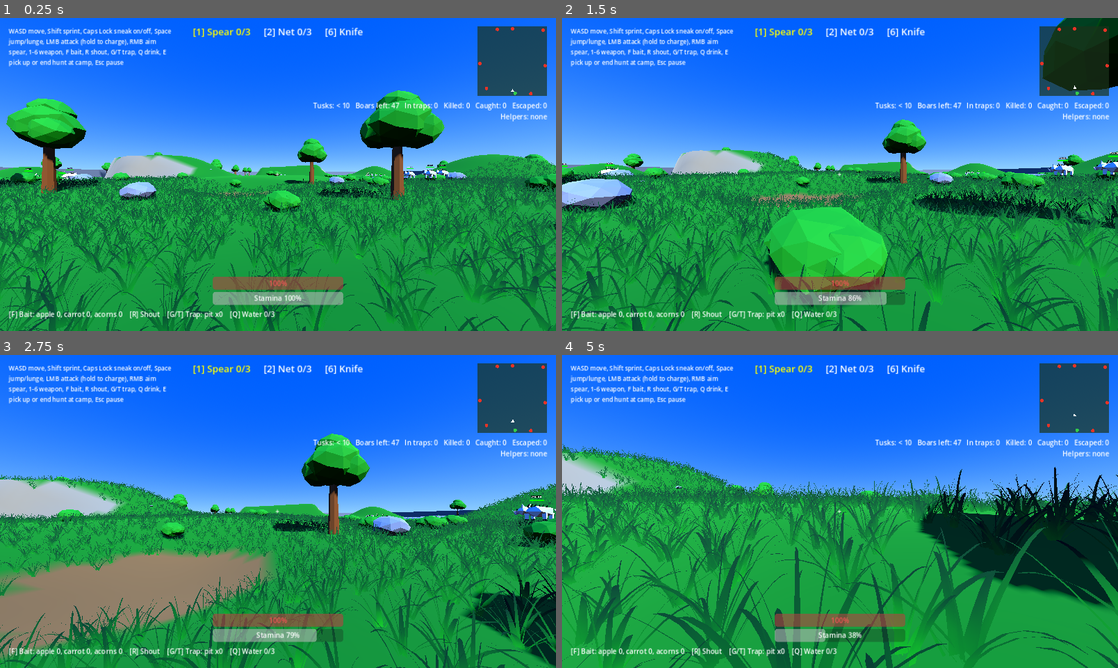
Above: before the commit, frames 1-4 (two rows, left to right).
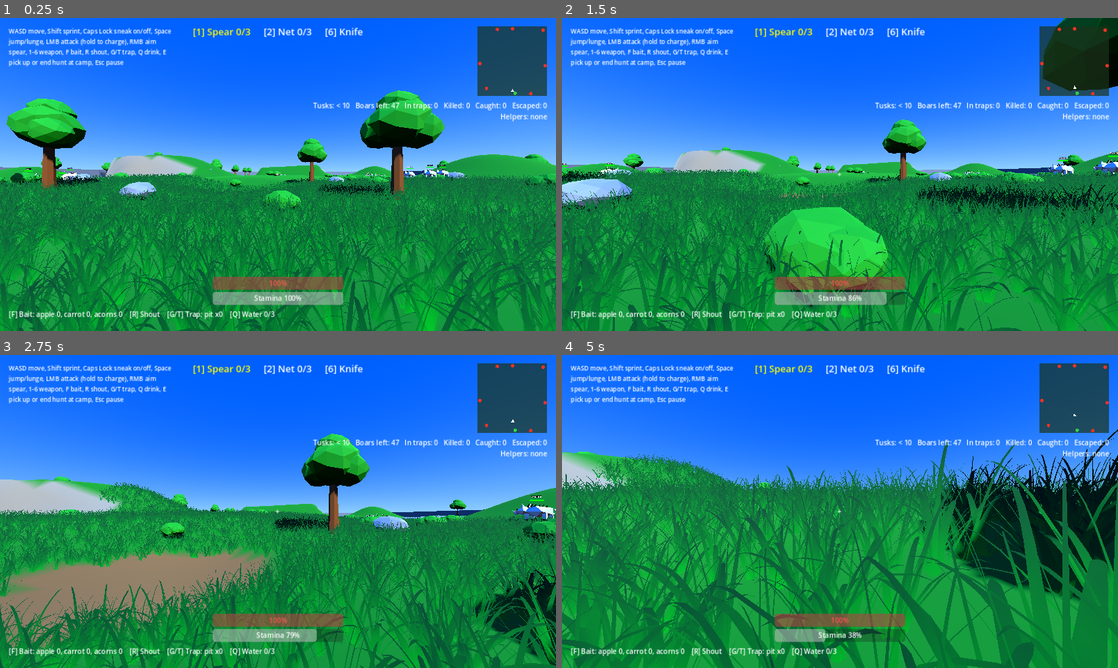
Above: after the commit, the same moments.

Repository: bageus/where-boar
Game: Godot game, scene res://game/presentation/hunt_map/public/hunt_map.tscn
The game is run twice, just before and just after one commit, with the same random seed, the same clock (stepped at 60 frames per second) and the same inputs. This scene is started directly instead of the project's main scene.
Inputs (mouse positions are in pixels of both pictures, inside the frame that each line leads up to):
- Up to frame 1 (0.25 s): no input
- Up to frame 2 (1.5 s): tap Enter at 0.5 s; move the mouse to (867, 174) at 0.52 s; hold Right mouse button (aim) 0.53-1.28 s; hold W (move_forward) from 0.53 s (still down); tap Space (jump) at 0.77 s; move the mouse to (812, 174) at 1.27 s; click (812, 174) at 1.35 s
- Up to frame 3 (2.75 s): keep holding W (move_forward); tap Space (jump) at 1.52 s; move the mouse to (289, 505) at 2.02 s; hold F (bait) from 2.03 s (still down)
- Up to frame 4 (5 s): keep holding W (move_forward); move the mouse to (834, 517) at 2.77 s; release F (bait) at 2.78 s; tap Caps Lock (crouch) at 2.85 s; tap Space (jump) at 3.02, 3.77, 4.52 s; move the mouse to (878, 514) at 3.52 s; hold Q (drink) 3.53-4.28 s; move the mouse to (795, 508) at 4.27 s; tap E (interact) at 4.35 s

The runs differ from the first frame. In frame 1, 26% of the frame differs, in the area x 0-100%, y 44-100%; in frame 2, 25%; in frame 3, 23%; in frame 4, 36%, in the area x 0-100%, y 23-100%.
Error in both runs: Invalid access to property or key 'spawn_weight' on a base object of type 'Resource'. (res://game/features/boar/public/boar_types.gd:20)

Commit message:
Grass as dense as the owner's reference: 6 upright clumps per m², drawn within 30 m
Co-Authored-By: Claude Opus 5.5 <noreply@anthropic.com>
Claude-Session: https://claude.ai/code/session_017Jb3ZfzYPbeQG7oKZQVYiW

Diff:
--- a/assets/grass/grass_material.tres
+++ b/assets/grass/grass_material.tres
@@ -12,7 +12,7 @@
 [resource]
 render_priority = 0
 shader = ExtResource("1_shader")
-shader_parameter/color = Color(0.1, 0.36, 0.07, 1)
-shader_parameter/color2 = Color(0.45, 0.76, 0.26, 1)
+shader_parameter/color = Color(0.08, 0.42, 0.08, 1)
+shader_parameter/color2 = Color(0.3, 0.75, 0.2, 1)
 shader_parameter/noise = SubResource("NoiseTex")
 shader_parameter/noiseScale = 20.0
--- a/game/presentation/hunt_map/props/terrain.gd
+++ b/game/presentation/hunt_map/props/terrain.gd
@@ -14,8 +14,8 @@
 const GRASS_MESH := preload("res://assets/grass/grass.glb")
 const GRASS_MATERIAL := preload("res://assets/grass/grass_material.tres")
 const GRASS_CHUNK := 20
-const GRASS_PER_METRE := 3
-const GRASS_RANGE := 40.0
+const GRASS_PER_METRE := 6
+const GRASS_RANGE := 30.0
 
 @onready var _shape: HeightMapShape3D = $Collision.shape
 
@@ -60,7 +60,7 @@
 					for k in GRASS_PER_METRE:
 						var x := i + rng.randf() - (w - 1) * 0.5
 						var z := j + rng.randf() - (d - 1) * 0.5
-						var basis := Basis(Vector3.UP, rng.randf() * TAU).scaled(Vector3(rng.randf_range(0.3, 0.4), rng.randf_range(0.25, 0.35), rng.randf_range(0.3, 0.4)))
+						var basis := Basis(Vector3.UP, rng.randf() * TAU).scaled(Vector3.ONE * rng.randf_range(0.35, 0.45))
 						spots.append(Transform3D(basis, Vector3(x, height_at(x, z) - 0.05, z) - centre))
 			if spots.is_empty():
 				continue
Not shown, changed: PROJECT_STATE.md
